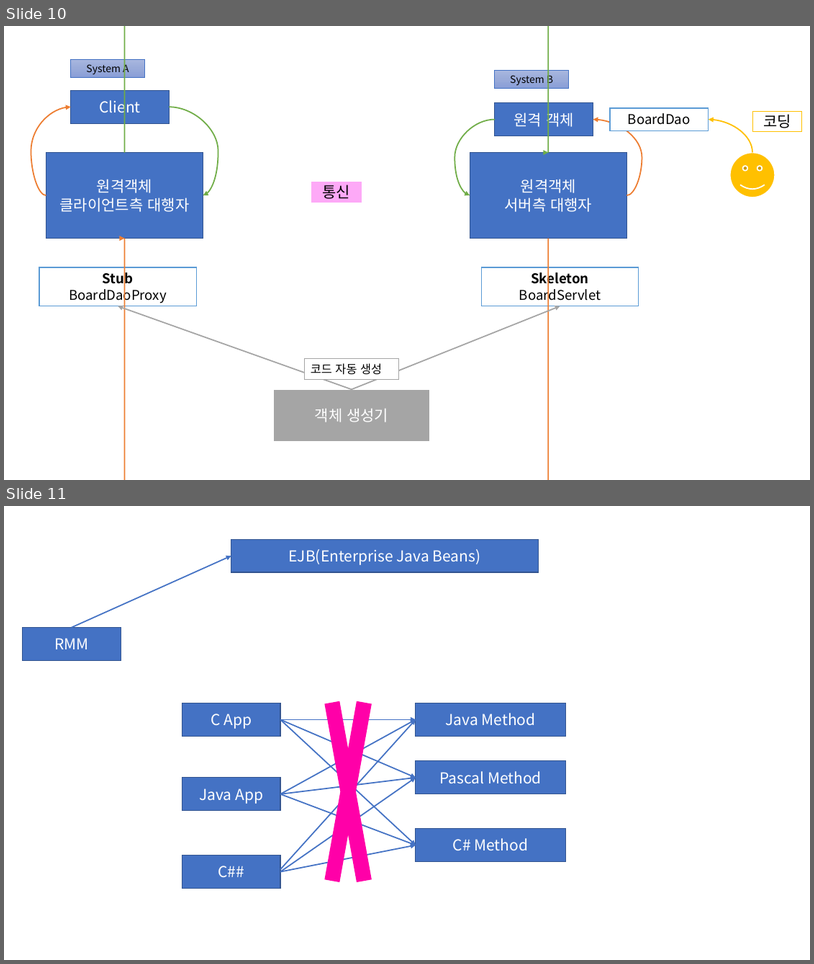
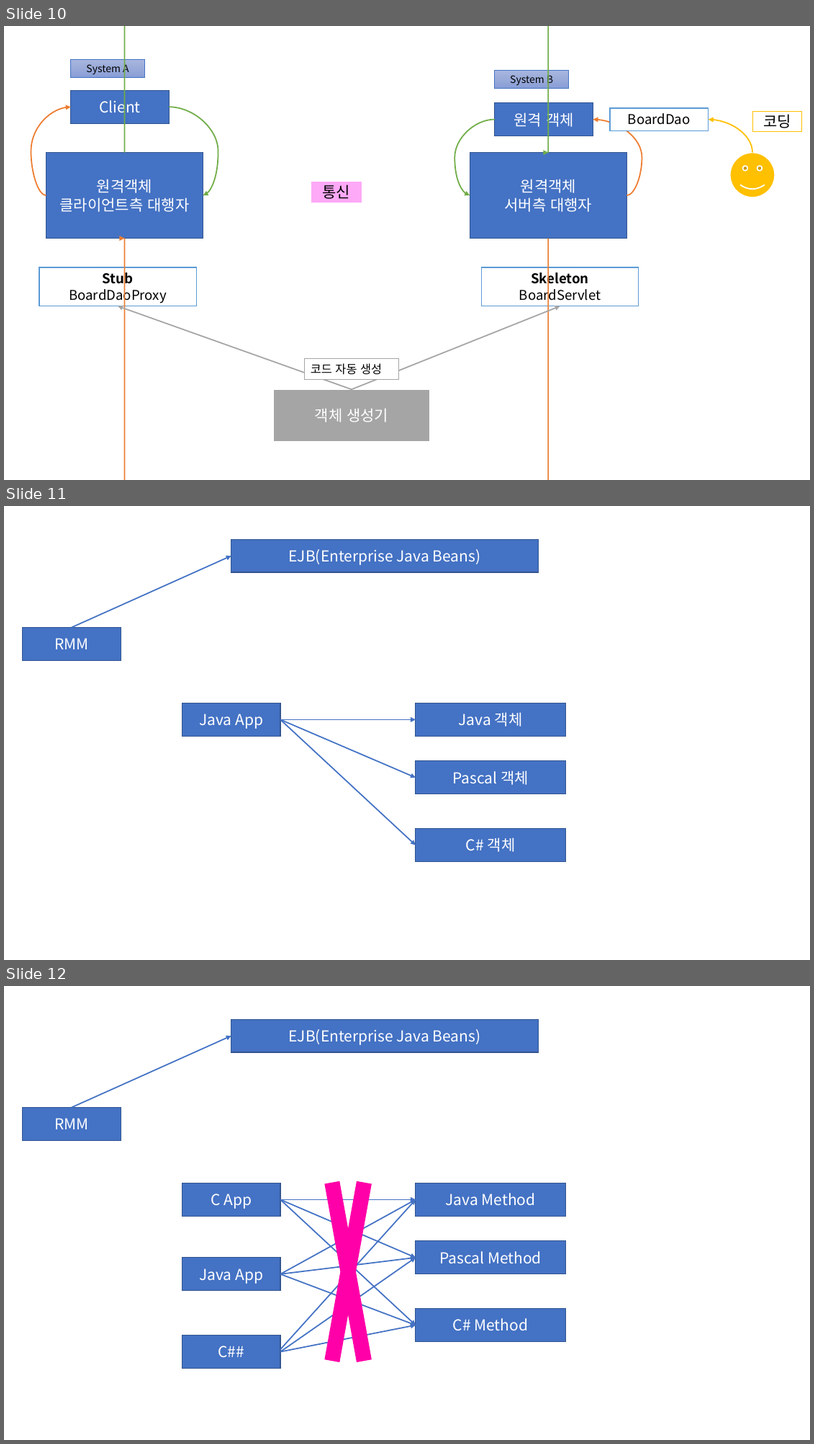
Before and after one commit to Dingadung/2022-study-workspace, a slide deck: study-note/자바/2022-08-22 내용정리.pptx. Shown one above the other, each under a label of ours: slides 10 and 11 before the commit, slides 10, 11 and 12 after it. The pictures are 814x964 and 814x1444 pixels, drawn with LibreOffice and Linux fonts; fonts in the diff are those of the drawing. Boxes give left, top, right and bottom in pixels: in the first picture for what was removed or moved away, otherwise in the second. Text is boxed around its words. In the diff, an @@ line names an element or a change of style, - is before the commit and + after.

```diff
--- a/study-note/자바/2022-08-22 내용정리.pptx
+++ b/study-note/자바/2022-08-22 내용정리.pptx
@@ slide 11 added at (4,506,810,960), background #FFFFFF @@
@@ rectangle added at (232,539,539,572), fill #4472C4, outline #325491 1 pt, 18 pt, text #FFFFFF @@
+EJB(Enterprise Java Beans)
@@ arrow added from (72, 628) to (232, 556), #4472C4 1.5 pt @@
@@ rectangle added at (22,628,121,661), fill #4472C4, outline #325491 1 pt, 18 pt, text #FFFFFF @@
+RMM
@@ rectangle added at (182,703,280,736), fill #4472C4, outline #325491 1 pt, 18 pt, text #FFFFFF @@
+Java App
@@ arrow added from (280, 720) to (416, 720), #4472C4 1.5 pt @@
@@ arrow added from (280, 720) to (416, 777), #4472C4 1.5 pt @@
@@ arrow added from (280, 720) to (416, 845), #4472C4 1.5 pt @@
@@ rectangle added at (416,703,566,736), fill #4472C4, outline #325491 1 pt, 18 pt, text #FFFFFF @@
+Java 객체
@@ rectangle added at (416,761,566,794), fill #4472C4, outline #325491 1 pt, 18 pt, text #FFFFFF @@
+Pascal 객체
@@ rectangle added at (416,829,566,862), fill #4472C4, outline #325491 1 pt, 18 pt, text #FFFFFF @@
+C# 객체
@@ what was slide 11 is now slide 12 @@
```
Also in this commit, not shown: 1 other slide added, 1 slide removed, 12 other files.
